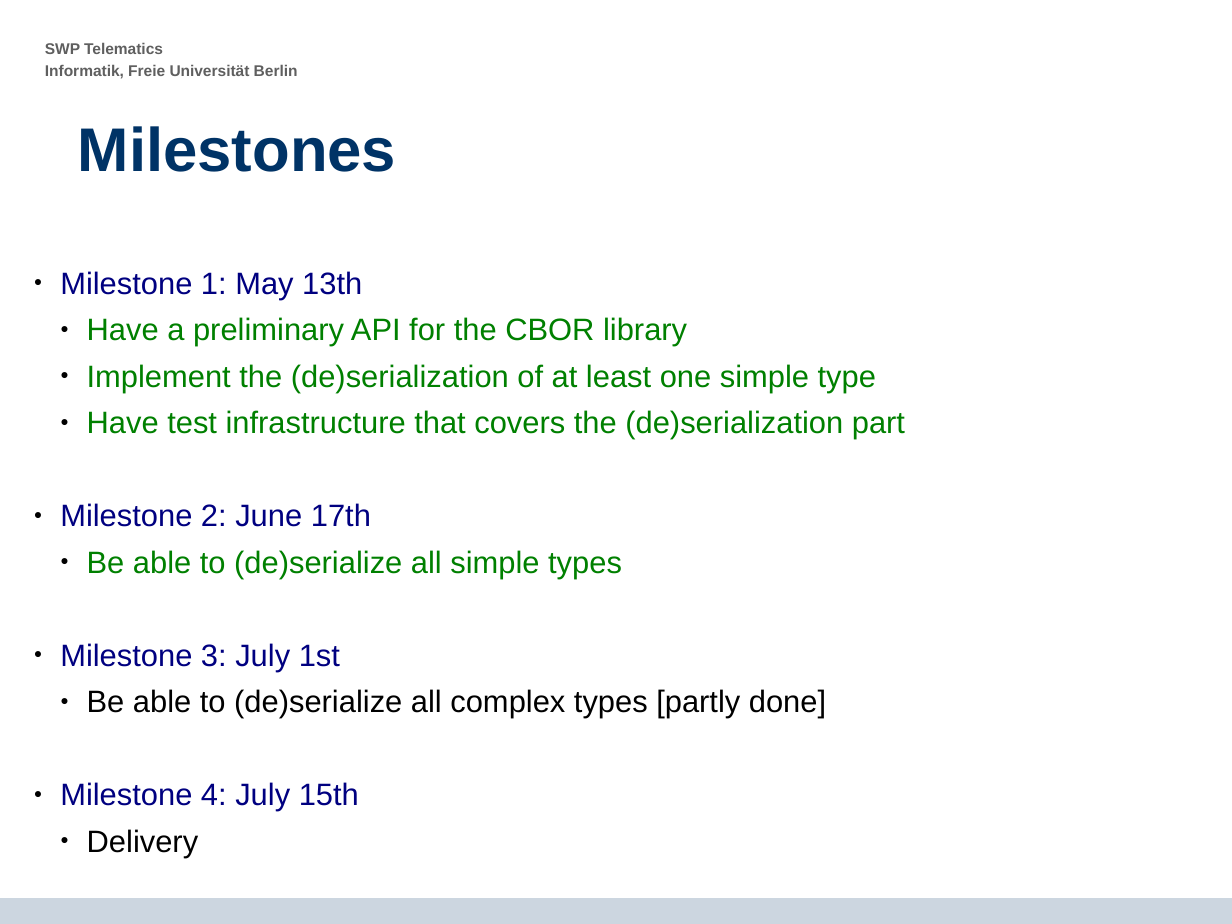
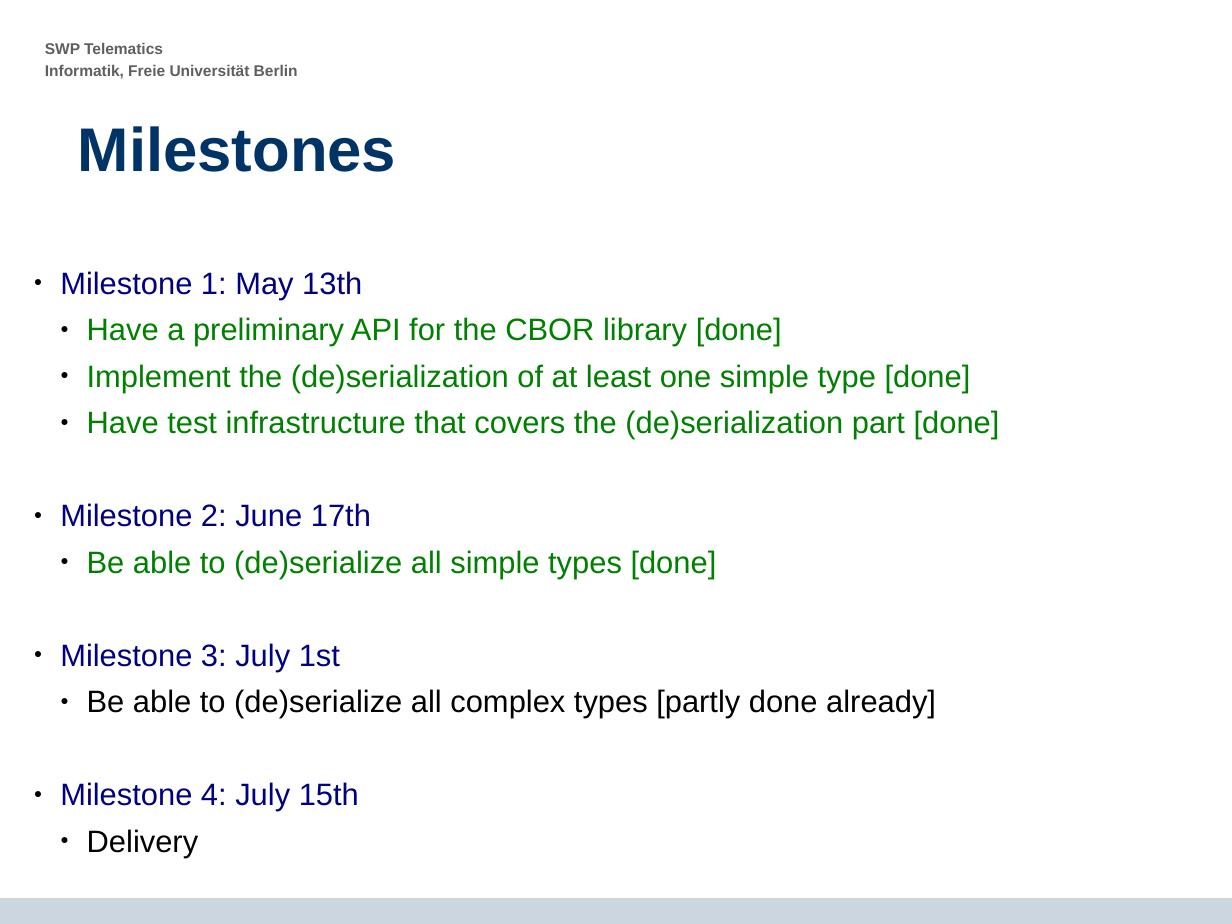
Before and after one commit to krf/cbor-for-riot, a slide deck: slide 7 of CBOR-Presentation_2014-06-17.odp (slide 6 before the commit). Drawn at 1232x924 pixels with LibreOffice and Linux fonts; fonts in the diff are those of the drawing; background and template pictures are left out. Boxes give left, top, right and bottom in pixels: in the first picture for what was removed or moved away, otherwise in the second. Text is boxed around its words. In the diff, an @@ line names an element or a change of style, - is before the commit and + after.

Commit message:
Update presentation

```diff
--- a/CBOR-Presentation_2014-06-17.odp
+++ b/CBOR-Presentation_2014-06-17.odp
@@ text at bbox=[87, 317, 1000, 439]: text changed @@
-  ● Have a preliminary API for the CBOR library
-  ● Implement the (de)serialization of at least one simple type
-  ● Have test infrastructure that covers the (de)serialization part
+  ● Have a preliminary API for the CBOR library [done]
+  ● Implement the (de)serialization of at least one simple type [done]
+  ● Have test infrastructure that covers the (de)serialization part [done]
@@ text at bbox=[87, 550, 717, 578]: text changed @@
-  ● Be able to (de)serialize all simple types
+  ● Be able to (de)serialize all simple types [done]
@@ text at bbox=[87, 689, 936, 718]: text changed @@
-  ● Be able to (de)serialize all complex types [partly done]
+  ● Be able to (de)serialize all complex types [partly done already]
```
Also in this commit, not shown: 4 other slides changed, 4 slides added, 1 slide removed.
